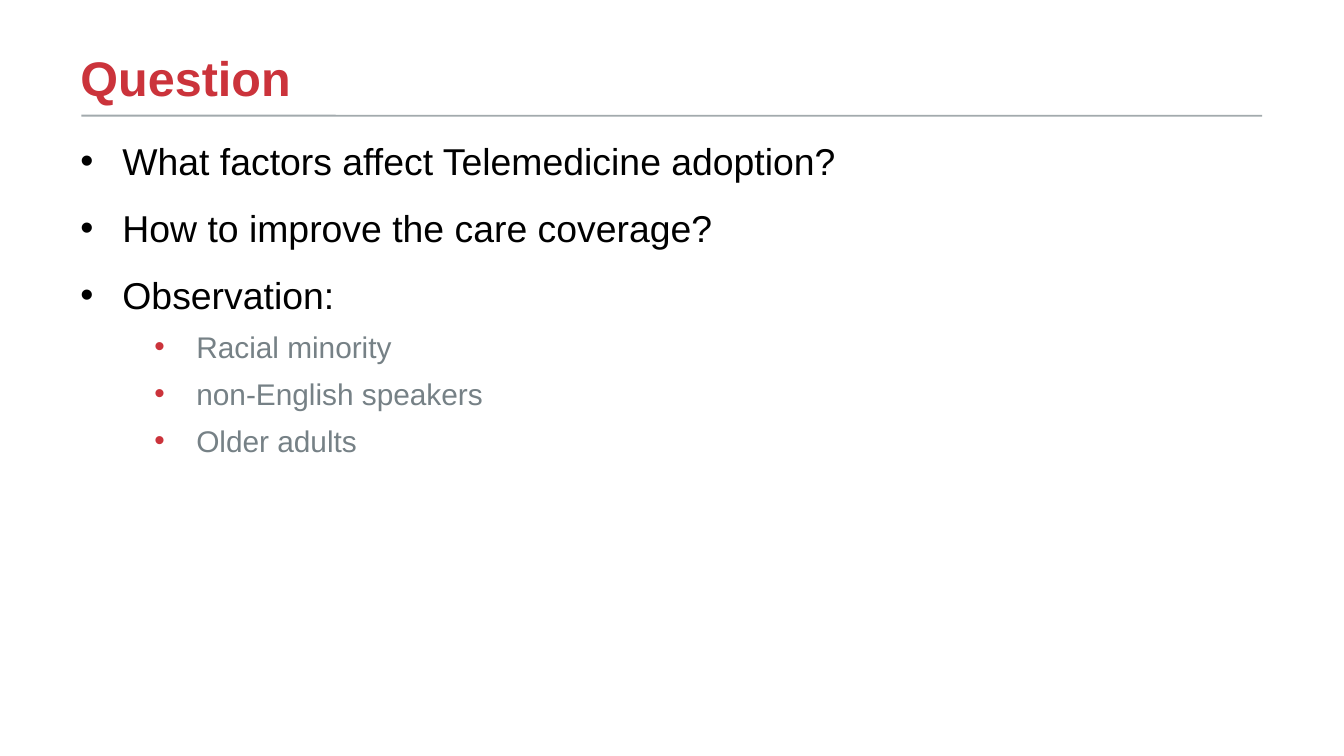
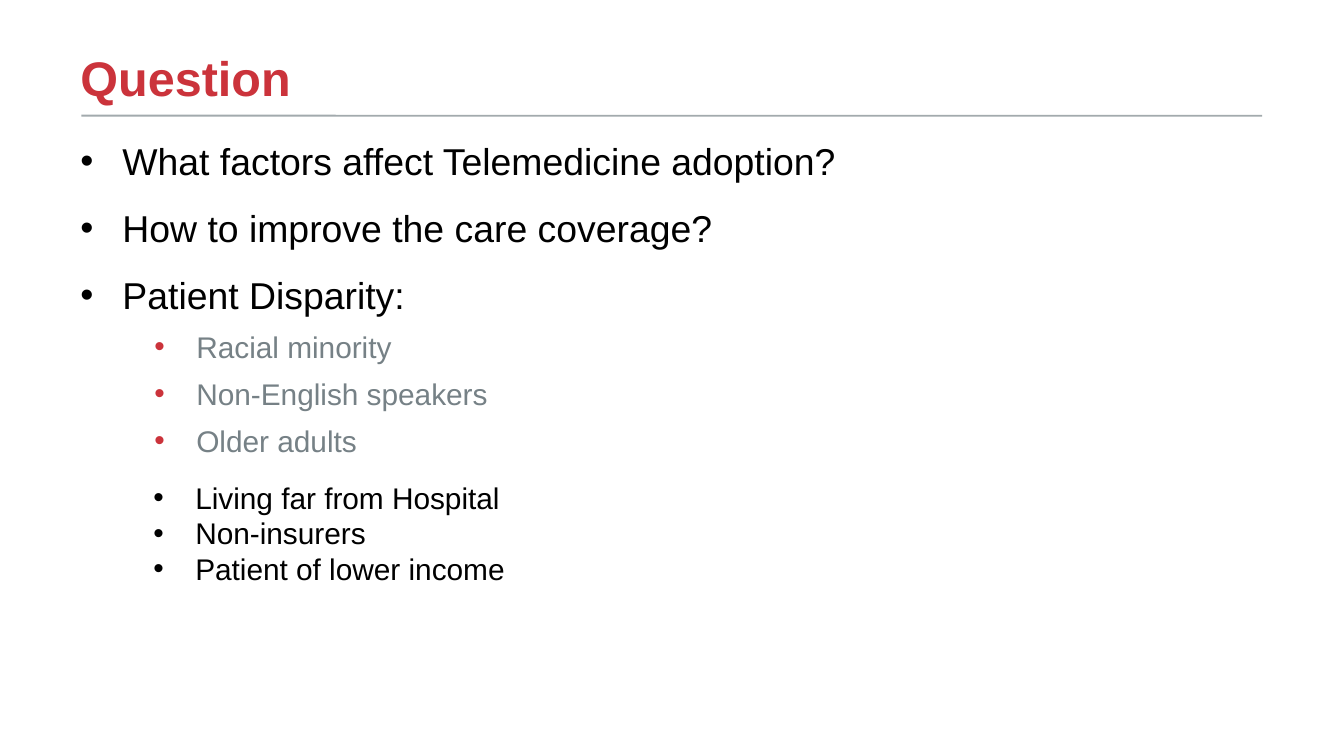
Before and after one commit to TongLing/tongling.github.io, a slide deck: slide 5 of assets/pdf/cic-telemedicine.pptx. Drawn at 1344x756 pixels with LibreOffice and Linux fonts; fonts in the diff are those of the drawing; background and template pictures are left out. Boxes give left, top, right and bottom in pixels: in the first picture for what was removed or moved away, otherwise in the second. Text is boxed around its words. In the diff, an @@ line names an element or a change of style, - is before the commit and + after.

```diff
--- a/assets/pdf/cic-telemedicine.pptx
+++ b/assets/pdf/cic-telemedicine.pptx
@@ text at [122, 282, 405, 317]: text changed @@
-• Observation:
+• Patient Disparity:
@@ text at [196, 383, 488, 410]: text changed @@
-  • non-English speakers
+  • Non-English speakers
@@ text added at [195, 487, 505, 581], 16 pt, text #000000 @@
+• Living far from Hospital
+• Non-insurers
+• Patient of lower income
```
Also in this commit, not shown: 5 other slides changed, 1 other file.
